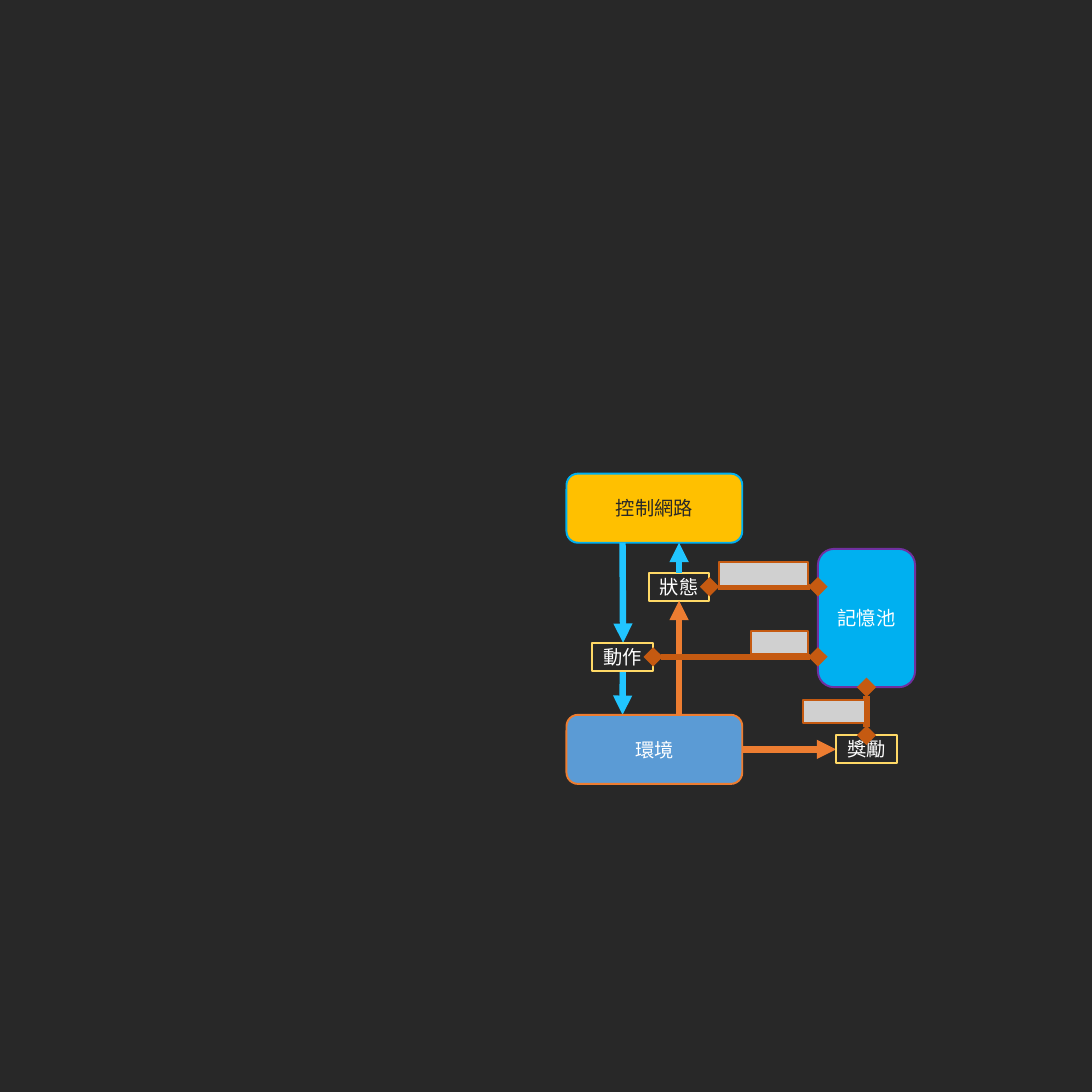
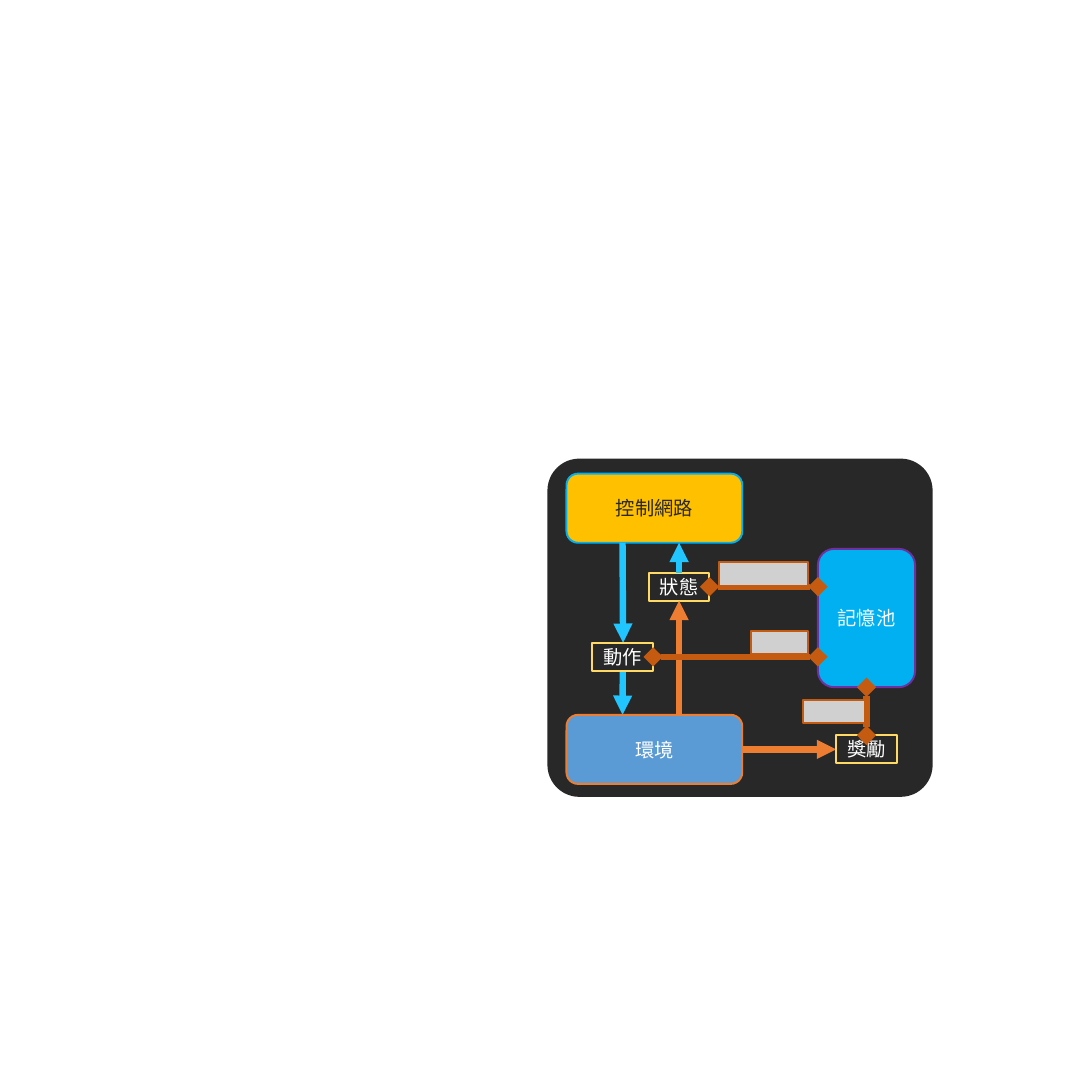
Before and after one commit to toonnyy8/ncku, a slide deck: slide 8 of dl2020/medium/img.pptx. Drawn at 1092x1092 pixels with LibreOffice and Linux fonts; fonts in the diff are those of the drawing; grey boxes stand for pictures. Boxes give left, top, right and bottom in pixels: in the first picture for what was removed or moved away, otherwise in the second. Text is boxed around its words. In the diff, an @@ line names an element or a change of style, - is before the commit and + after.

```diff
--- a/dl2020/medium/img.pptx
+++ b/dl2020/medium/img.pptx
@@ background #282828 to #FFFFFF @@
@@ rounded rectangle added at (547, 459, 932, 797), fill #282828 @@
```
Also in this commit, not shown: 1 other slide changed, 24 other files.
